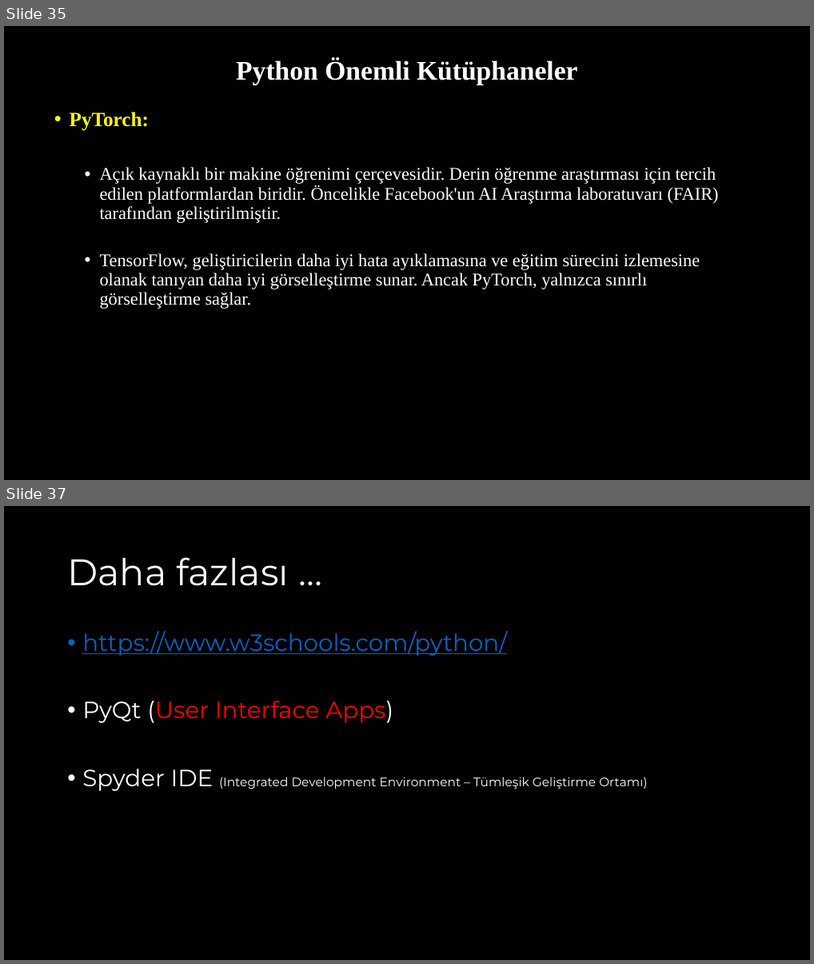
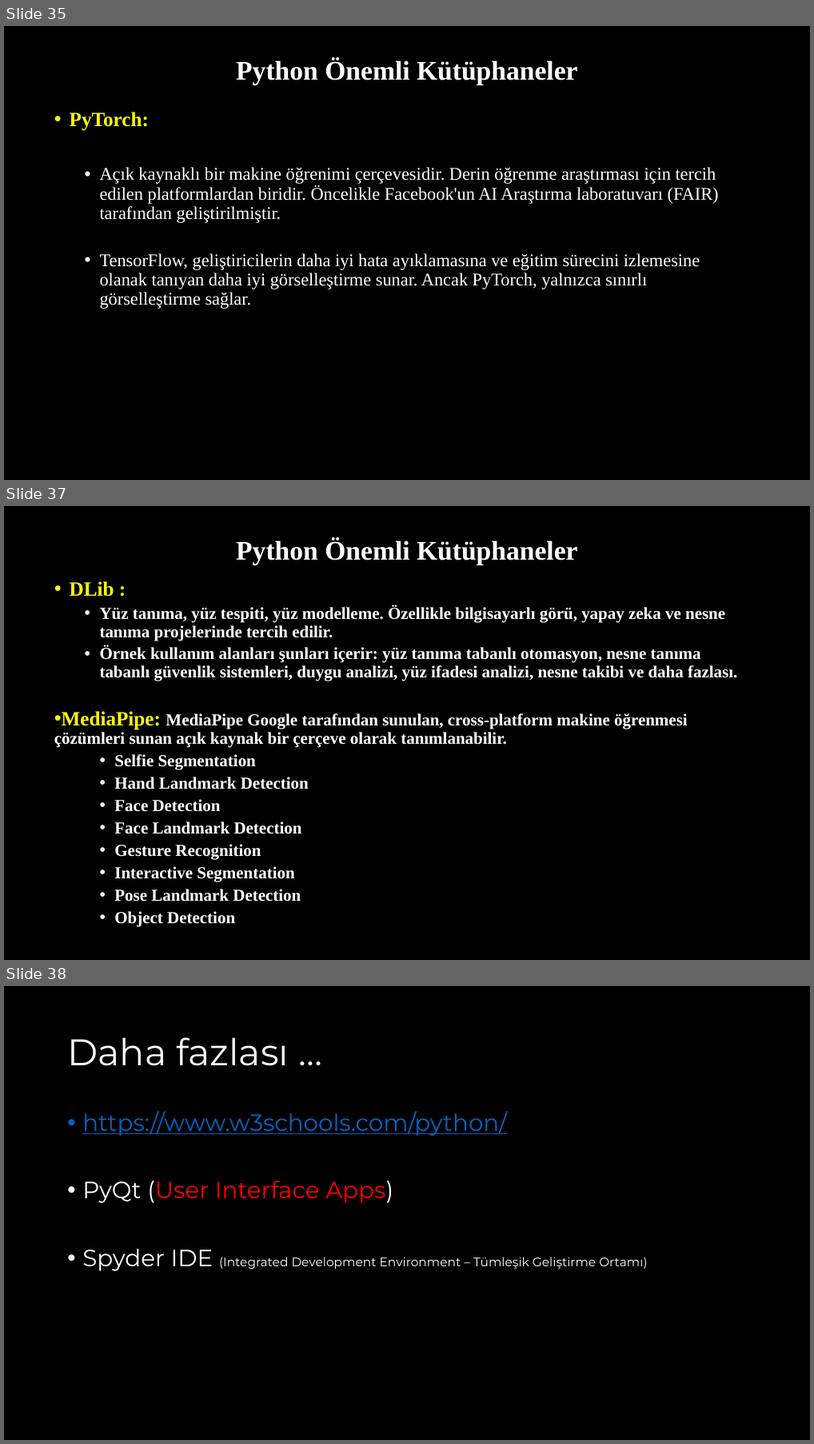
Before and after one commit to akaraci/Makine-Ogrenmesi, a slide deck: Sunular/MÖT-Hafta-1-Python.pptx. Shown one above the other, each under a label of ours: slides 35 and 37 before the commit, slides 35, 37 and 38 after it; the slides between them are not shown. The pictures are 814x964 and 814x1444 pixels, drawn with LibreOffice and Linux fonts; fonts in the diff are those of the drawing. Boxes give left, top, right and bottom in pixels: in the first picture for what was removed or moved away, otherwise in the second. Text is boxed around its words. In the diff, an @@ line names an element or a change of style, - is before the commit and + after.

```diff
--- a/Sunular/MÖT-Hafta-1-Python.pptx
+++ b/Sunular/MÖT-Hafta-1-Python.pptx
@@ slide 37 added at [4,506,810,960], background #000000 @@
@@ title added at [236,539,578,565], 24 pt, text #FFFFFF, bold @@
+Python Önemli Kütüphaneler
@@ text added at [54,581,738,901], 15 pt, text #FFFFFF, bold @@
+• DLib :
+  • Yüz tanıma, yüz tespiti, yüz modelleme. Özellikle bilgisayarlı görü, yapay zeka ve nesne tanıma projelerinde tercih edilir.
+  • Örnek kullanım alanları şunları içerir: yüz tanıma tabanlı otomasyon, nesne tanıma tabanlı güvenlik sistemleri, duygu analizi, yüz ifadesi analizi, nesne takibi ve daha fazlası.
+  • MediaPipe: MediaPipe Google tarafından sunulan, cross-platform makine öğrenmesi çözümleri sunan açık kaynak bir çerçeve olarak tanımlanabilir.
+      • Selfie Segmentation
+      • Hand Landmark Detection
+      • Face Detection
+      • Face Landmark Detection
+      • Gesture Recognition
+      • Interactive Segmentation
+      • Pose Landmark Detection
+      • Object Detection
@@ what was slide 37 is now slide 38 @@
```
Also in this commit, not shown: 5 slides changed.
